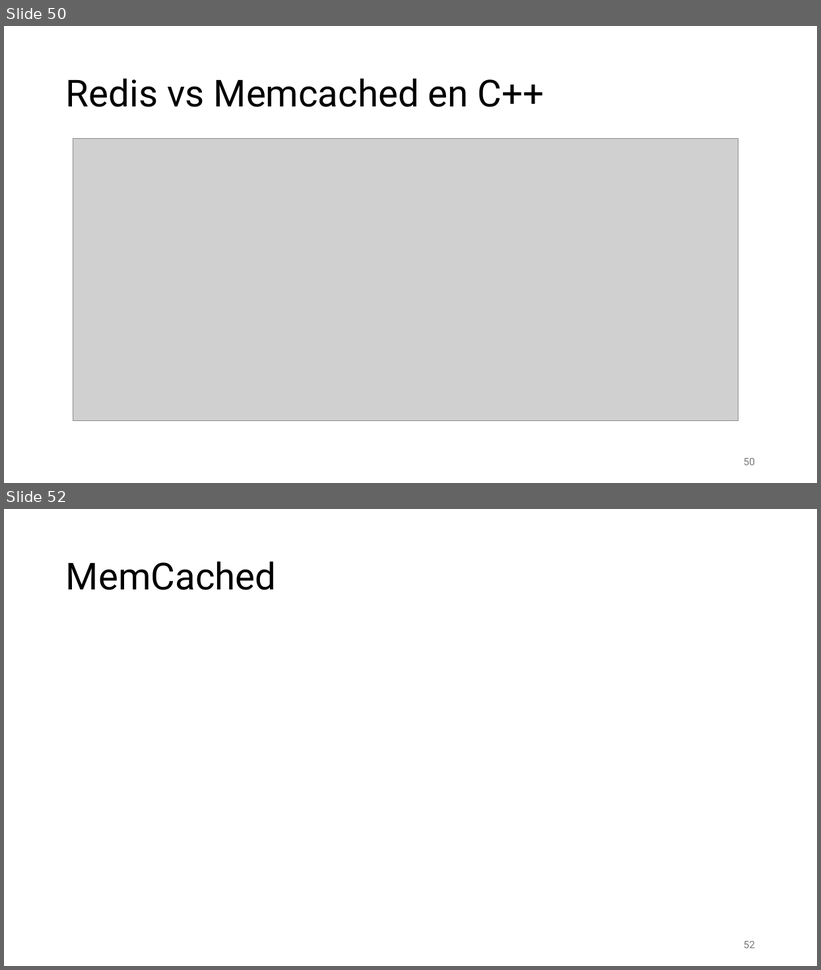
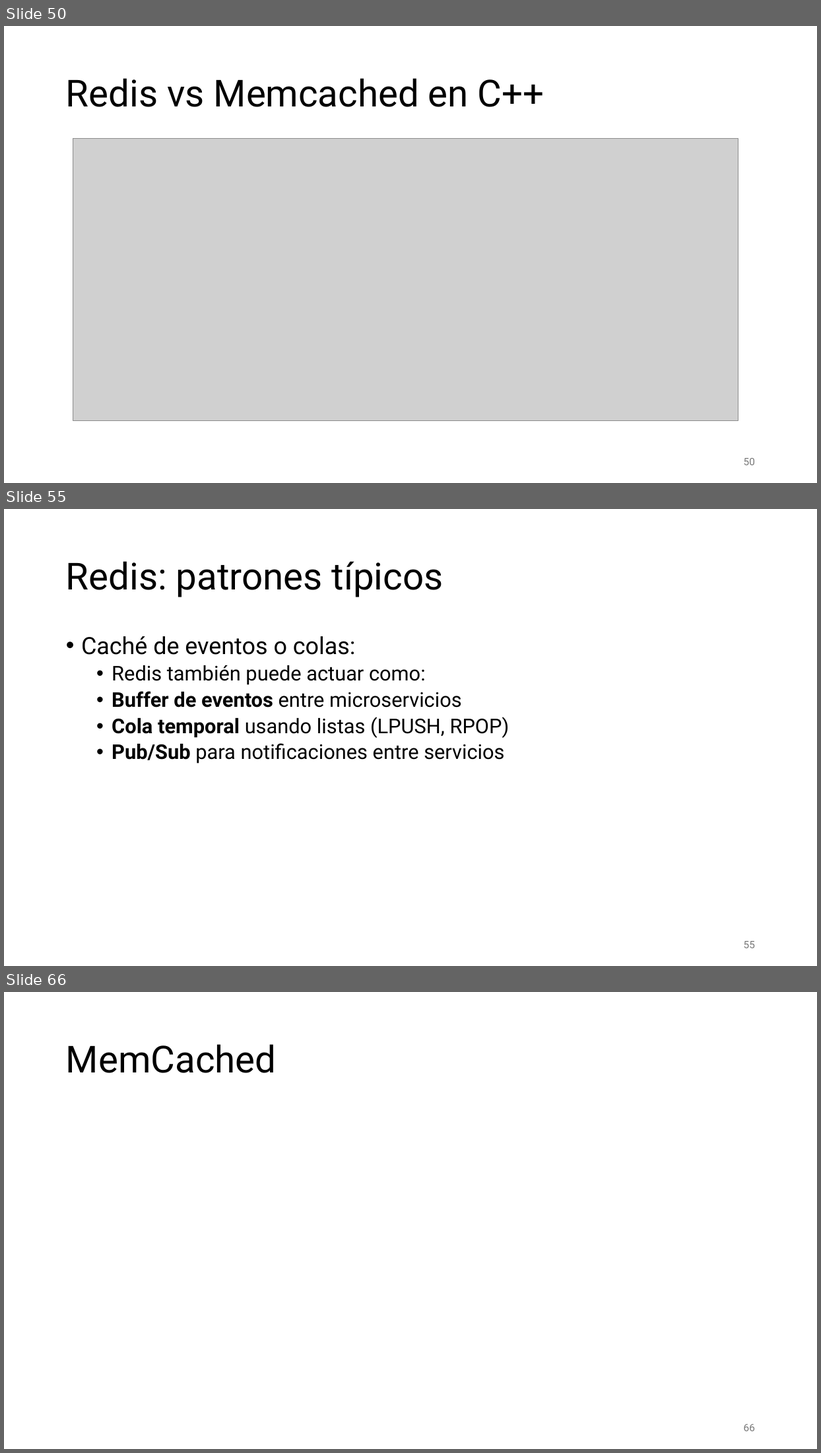
Before and after one commit to aldebarran22/CURSO_CPP_SERVICIOS_30H, a slide deck: doc/4_Gestion_estado_persistencia.pptx. Shown one above the other, each under a label of ours: slides 50 and 52 before the commit, slides 50, 55 and 66 after it; the slides between them are not shown. The pictures are 821x970 and 821x1453 pixels, drawn with LibreOffice and Linux fonts; fonts in the diff are those of the drawing; grey boxes stand for pictures. Boxes give left, top, right and bottom in pixels: in the first picture for what was removed or moved away, otherwise in the second. Text is boxed around its words. In the diff, an @@ line names an element or a change of style, - is before the commit and + after.

```diff
--- a/doc/4_Gestion_estado_persistencia.pptx
+++ b/doc/4_Gestion_estado_persistencia.pptx
@@ slide 55 added at [4,509,817,966], background #FFFFFF @@
@@ title added at [66,561,444,597], 44 pt, text #000000 @@
+Redis: patrones típicos
@@ text added at [81,636,510,764], 24 pt, text #000000 @@
+• Caché de eventos o colas:
+  • Redis también puede actuar como:
+  • Buffer de eventos entre microservicios
+  • Cola temporal usando listas (LPUSH, RPOP)
+  • Pub/Sub para notificaciones entre servicios
@@ page number added at [744,941,755,949], 12 pt, text #797979 @@
+55
@@ what was slide 52 is now slide 66 @@
@@ page number at [744,1424,755,1432]: text changed @@
-52
+66
```
Also in this commit, not shown: 1 slide changed, 14 other slides added, 1 slide removed, 21 other files.
